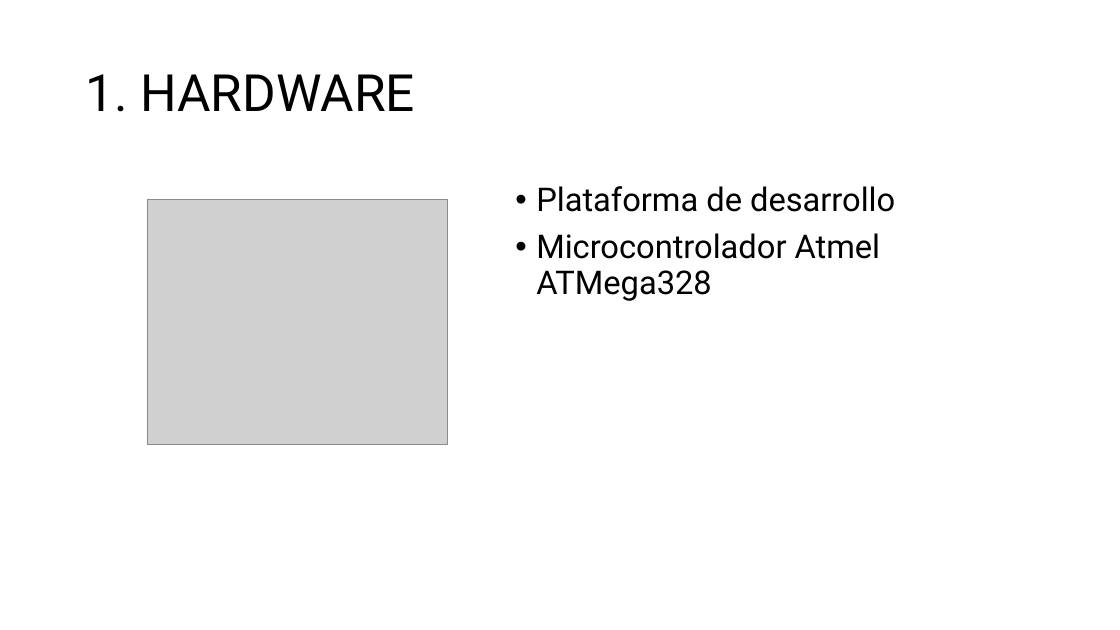
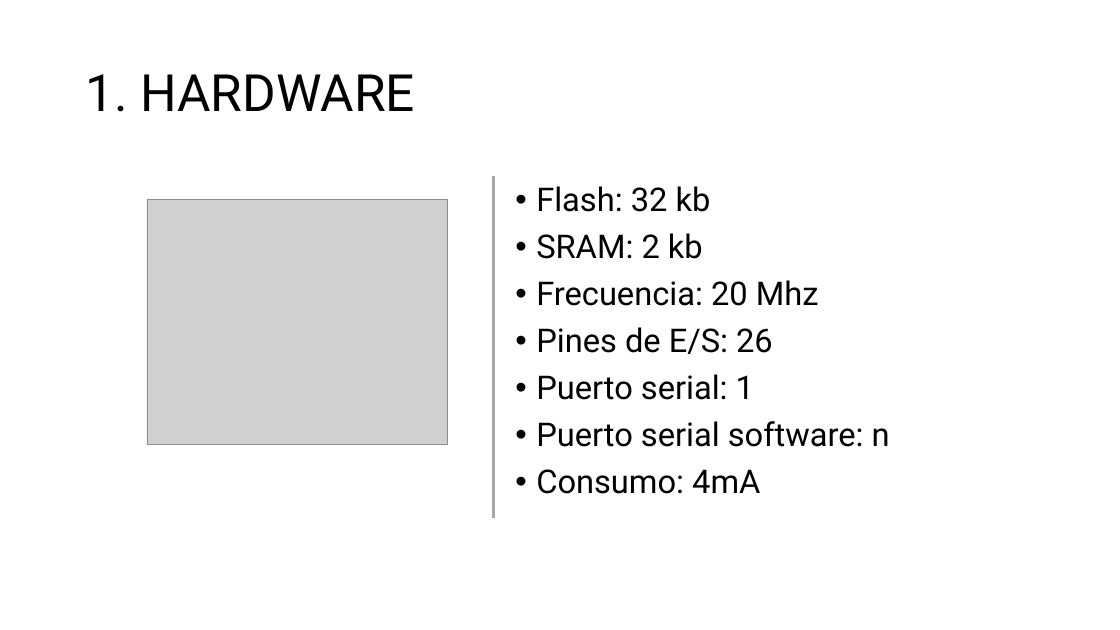
Before and after one commit to aludena18/Tesis, a slide deck: slide 12 of Telelocalización y Captura de Imágenes.pptx (slide 11 before the commit). Drawn at 1120x630 pixels with LibreOffice and Linux fonts; fonts in the diff are those of the drawing; grey boxes stand for pictures. Boxes give left, top, right and bottom in pixels: in the first picture for what was removed or moved away, otherwise in the second. Text is boxed around its words. In the diff, an @@ line names an element or a change of style, - is before the commit and + after.

```diff
--- a/Telelocalización y Captura de Imágenes.pptx
+++ b/Telelocalización y Captura de Imágenes.pptx
@@ line added from (493, 176) to (493, 518), #A6A6A6 3 pt @@
@@ text at <box>536,186,890,494</box>: text changed @@
-• Plataforma de desarrollo
-• Microcontrolador Atmel ATMega328
+• Flash: 32 kb
+• SRAM: 2 kb
+• Frecuencia: 20 Mhz
+• Pines de E/S: 26
+• Puerto serial: 1
+• Puerto serial software: n
+• Consumo: 4mA
```
Also in this commit, not shown: 7 other slides changed, 1 slide added, 1 other file.
